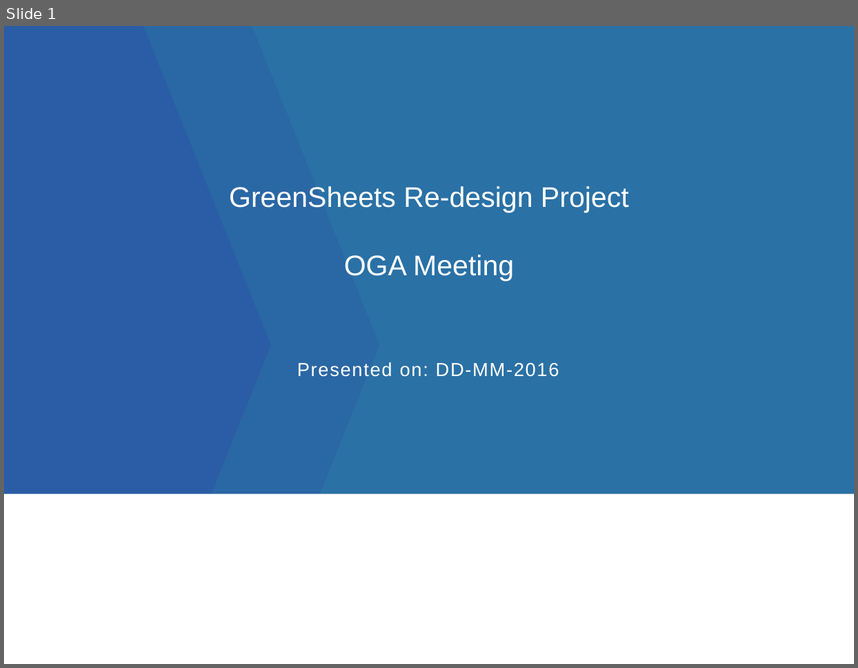
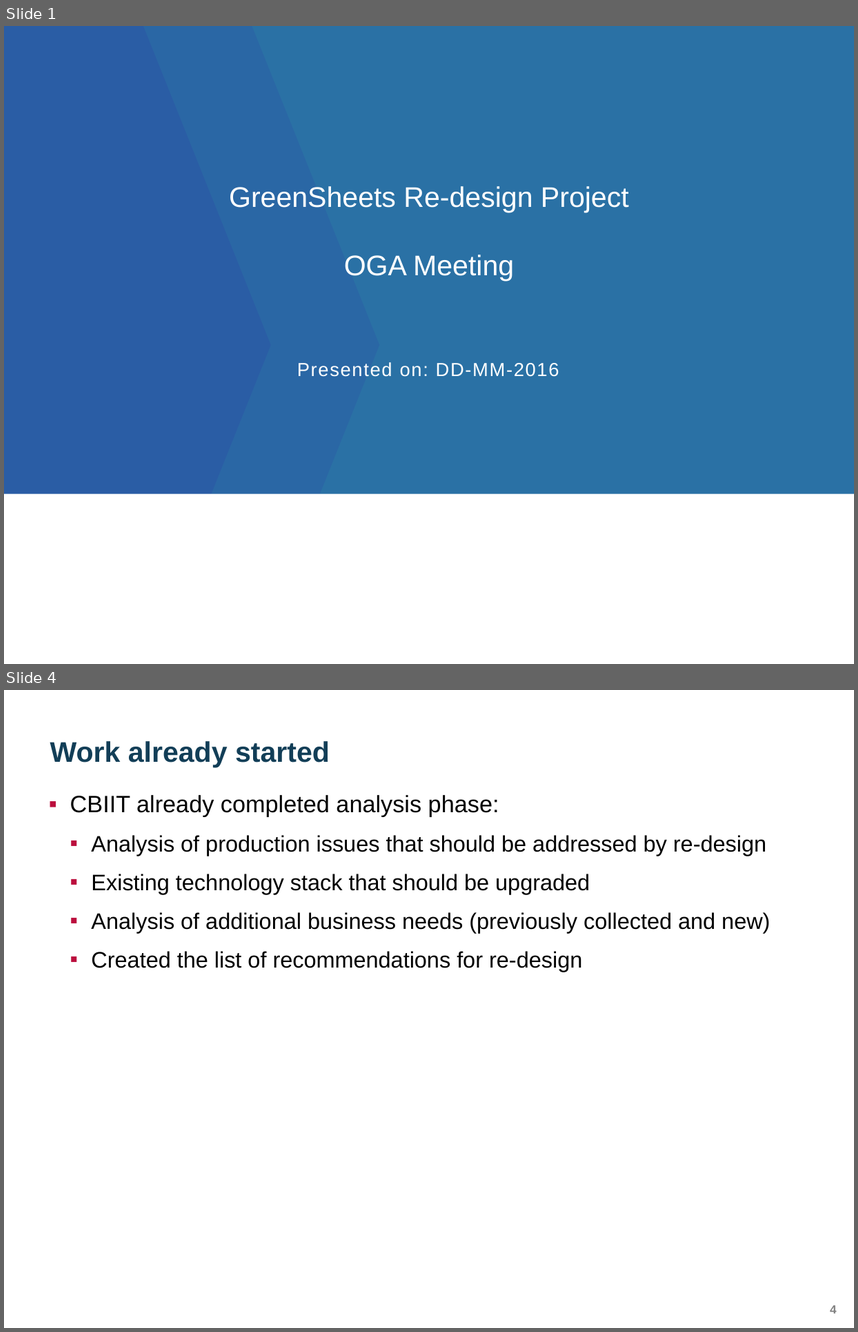
Before and after one commit to yaoh4/greensheets_classic, a slide deck: Requirements/Presentations/GreenSheets OGA presentation_version 1.pptx. Shown one above the other, each under a label of ours: slide 1 before the commit, slides 1 and 4 after it; the slides between them are not shown. The pictures are 858x668 and 858x1332 pixels, drawn with LibreOffice and Linux fonts; fonts in the diff are those of the drawing; background and template pictures are left out. Boxes give left, top, right and bottom in pixels: in the first picture for what was removed or moved away, otherwise in the second. Text is boxed around its words. In the diff, an @@ line names an element or a change of style, - is before the commit and + after.

```diff
--- a/Requirements/Presentations/GreenSheets OGA presentation_version 1.pptx
+++ b/Requirements/Presentations/GreenSheets OGA presentation_version 1.pptx
@@ slide 4 added at (4,690,854,1328), background #FFFFFF @@
@@ title added at (50,741,330,767), 24 pt, text #123E57, bold @@
+Work already started
@@ text added at (70,795,770,972), 19 pt, text #000000 @@
+▪ CBIIT already completed analysis phase:
+  ▪ Analysis of production issues that should be addressed by re-design
+  ▪ Existing technology stack that should be upgraded
+  ▪ Analysis of additional business needs (previously collected and new)
+  ▪ Created the list of recommendations for re-design
@@ page number added at (830,1305,837,1313), 10 pt, text #7F7F7F, bold @@
+4
```
Also in this commit, not shown: 4 slides changed, 3 other slides added, 10 slides removed.
